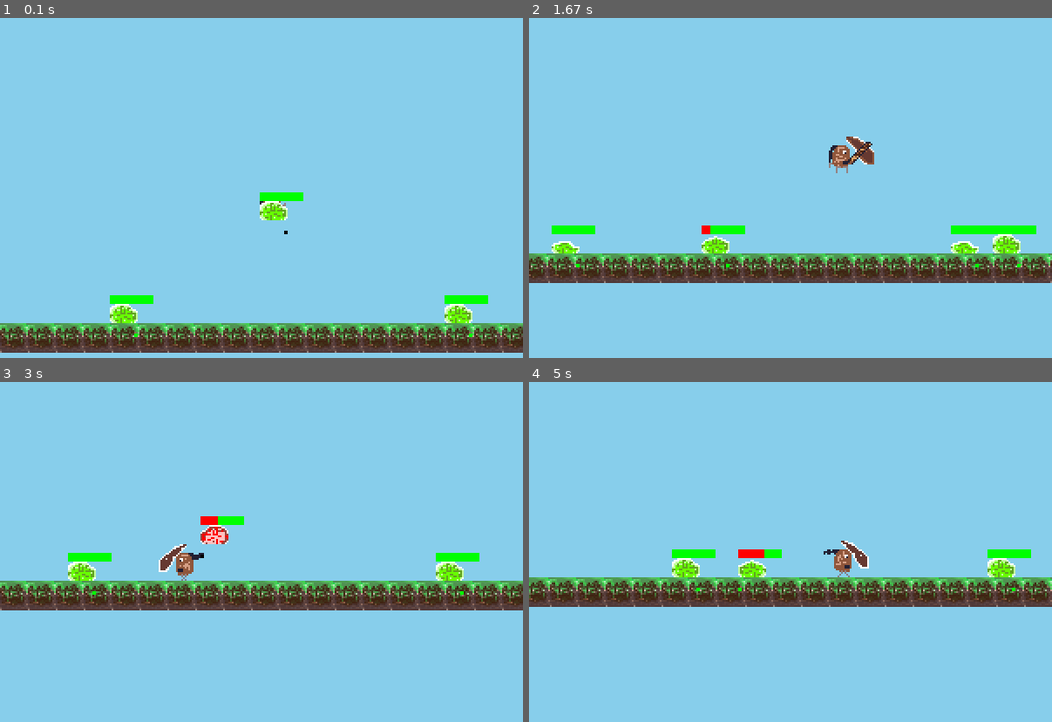
Above: before the commit, frames 1-4 (two rows, left to right).
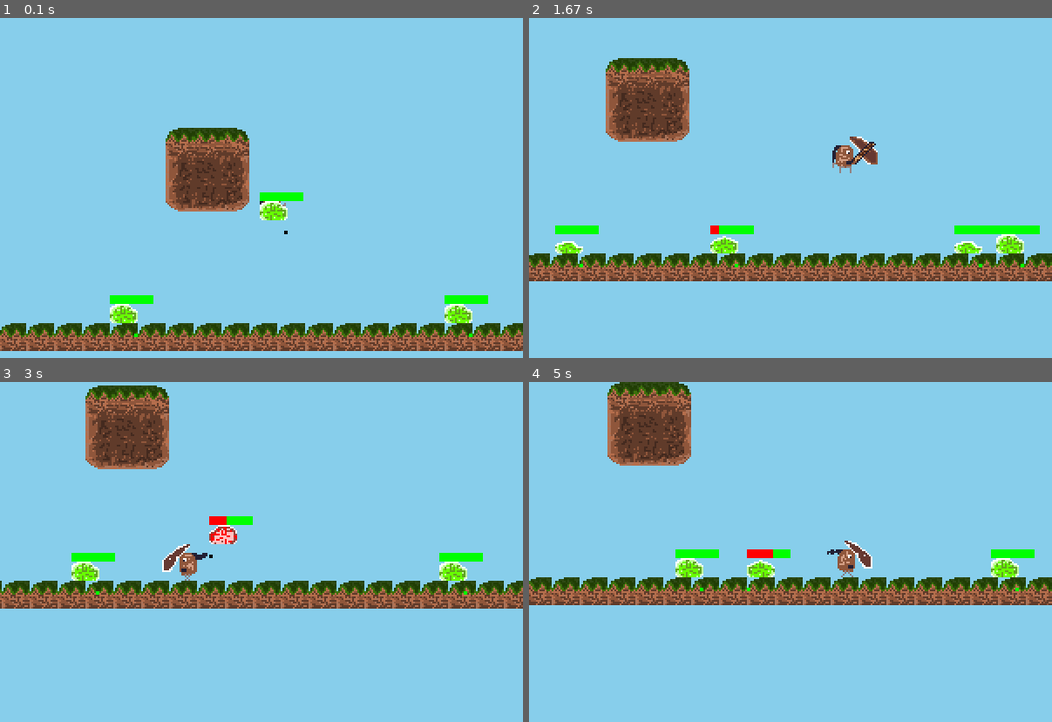
Above: after the commit, the same moments.

Repository: Aimisnotavailable/Python-Pygame
Game: pygame game, started from Game/game.py
Two runs of this game, one before a commit and one after it. Both use one fixed random seed, a clock stepped at 60 frames per second and the inputs below.
Inputs:
- Up to frame 1 (0.1 s): no input
- Up to frame 2 (1.67 s): tap X at 0.33, 0.73, 1.03, 1.23, 1.57 s; hold Right 0.67-1.13 s; tap E at 0.82 s; hold Up 1.17-1.47 s; hold Right from 1.5 s (still down)
- Up to frame 3 (3 s): tap X at 1.87, 2.07, 2.37, 2.63, 2.93 s; release Right at 1.97 s; hold Left 2-2.53 s; tap E at 2.15 s; hold Left 2.57-2.97 s
- Up to frame 4 (5 s): hold Up 3-3.37 s; tap X at 3.07, 3.47, 3.77, 4.13, 4.43, 4.63, 4.93 s; hold Right 3.4-4.03 s; tap E at 3.55 s; hold Left 4.07-4.53 s; hold Right from 4.57 s (still down)

The runs differ from the first frame. In frame 1, 12% of the frame differs, in the area x 0-100%, y 32-99%; in frame 2, 13%, in the area x 0-100%, y 11-78%; in frame 3, 13%; in frame 4, 13%.

Commit message:
Updated world editor tiling

Diff:
--- a/Game/data/maps/map.json
+++ b/Game/data/maps/map.json
@@ -1 +1 @@
-{"tilemap": {"0;11": {"type": "grass", "variant": 0, "pos":  …(6793 unchanged characters)…  "grass", "variant": 0, "pos": [35, -1]}}, "tile_size": 16, "offgrid": {}}
+{"tilemap": {"0;11": {"type": "grass", "variant": 0, "pos":  …(6793 unchanged characters)…  "grass", "variant": 0, "pos": [35, -1]}, "6;4": {"type": "grass", "variant": 0, "pos": [6, 4]}, "7;4": {"type": "grass", "variant": 1, "pos": [7, 4]}, "8;4": {"type": "grass", "variant": 2, "pos": [8, 4]}, "6;5": {"type": "grass", "variant": 3, "pos": [6, 5]}, "7;5": {"type": "grass", "variant": 4, "pos": [7, 5]}, "8;5": {"type": "grass", "variant": 5, "pos": [8, 5]}, "6;6": {"type": "grass", "variant": 6, "pos": [6, 6]}, "8;6": {"type": "grass", "variant": 8, "pos": [8, 6]}, "7;6": {"type": "grass", "variant": 7, "pos": [7, 6]}}, "tile_size": 16, "offgrid": {}}
--- a/Game/editor.py
+++ b/Game/editor.py
@@ -25,6 +25,10 @@
         self.tilemap = TileMap(self)
         self.tilemap.load("data/maps/map.json")
 
+        self.tile_variant = 0
+        self.clicking = False
+        self.right_clicking = False
+
     def run(self):
         running = True
 
@@ -33,51 +37,77 @@
             self.display.fill((25, 201, 224))
             self.render_scroll[0] += self.movement[0] * RENDER_SCALE
             self.render_scroll[1] += self.movement[1] * RENDER_SCALE
-            current_image = self.assets['grass'][0].copy()
+
+            mpos = pygame.mouse.get_pos()
+            mpos = (mpos[0] / RENDER_SCALE, mpos[1] / RENDER_SCALE)
+
+            tile_pos =(int((mpos[0] + self.render_scroll[0])//self.tilemap.tile_size), int((mpos[1] + self.render_scroll[1])//self.tilemap.tile_size))
+
+            current_image = self.assets['grass'][self.tile_variant].copy()
             current_image.set_alpha(100)
+
+            self.display.blit(current_image, (tile_pos[0] * self.tilemap.tile_size - self.render_scroll[0], tile_pos[1] * self.tilemap.tile_size - self.render_scroll[1]))
             self.display.blit(current_image, (5,5))
+
+            key = str(tile_pos[0]) + ";" + str(tile_pos[1])
+
+            if self.clicking:
+                self.tilemap.tilemap[key] = {"type": "grass", "variant": self.tile_variant, "pos": [tile_pos[0], tile_pos[1]]}
+
+            if self.right_clicking:
+                del self.tilemap.tilemap[key]
+
             for event in pygame.event.get():
                 if event.type == pygame.QUIT:
                     pygame.quit()
                     sys.exit()
+
                 if event.type == pygame.MOUSEBUTTONDOWN:
-                    pos = pygame.mouse.get_pos()
-                    x = int(((pos[0])//RENDER_SCALE + self.render_scroll[0])//self.tilemap.tile_size)
-                    y = int(((pos[1])//RENDER_SCALE + self.render_scroll[1])//self.tilemap.tile_size)
-                    key = str(x) + ";" + str(y)
-
                     if event.button == 1:
-                        if not(key in self.tilemap.tilemap):
-                            self.tilemap.tilemap[key] = {"type": "grass", "variant": 0, "pos": [x, y]}
+                        self.clicking = True
 
                     if event.button == 3:
-                        if key in self.tilemap.tilemap:
-                            del self.tilemap.tilemap[key]
+                        self.right_clicking = True
 
+                    if event.button == 4:
+                        self.tile_variant = (self.tile_variant + 1) % len(self.assets['grass'])
+
+                    if event.button == 5:
+                        self.tile_variant = ((self.tile_variant - 1)+ len(self.assets['grass'])) % len(self.assets['grass'])
+
+                if event.type == pygame.MOUSEBUTTONUP:
+                    if event.button == 1:
+                        self.clicking = False
+
+                    if event.button == 3:
+                        self.right_clicking = False
 
                 if event.type == pygame.KEYDOWN:
-                    if event.key == pygame.K_LEFT:
+                    if event.key == pygame.K_a:
                         self.movement[0] = -1
-                    if event.key == pygame.K_RIGHT:
+                    if event.key == pygame.K_d:
                         self.movement[0] = 1
 
-                    if event.key == pygame.K_DOWN:
+                    if event.key == pygame.K_w:
                         self.movement[1] = 1
-                    if event.key == pygame.K_UP:
+                    if event.key == pygame.K_s:
                         self.movement[1] = -1
 
                     if event.key == pygame.K_k:
                         self.tilemap.save("data/maps/map.json")
 
+                    if event.key == pygame.K_t:
+                        self.tilemap.auto_tile()
+
                 if event.type == pygame.KEYUP:
-                    if event.key == pygame.K_LEFT:
+                    if event.key == pygame.K_a:
                         self.movement[0] = 0
-                    if event.key == pygame.K_RIGHT:
+                    if event.key == pygame.K_d:
                         self.movement[0] = 0
 
-                    if event.key == pygame.K_DOWN:
+                    if event.key == pygame.K_w:
                         self.movement[1] = 0
-                    if event.key == pygame.K_UP:
+                    if event.key == pygame.K_s:
                         self.movement[1] = 0
 
 
--- a/Game/scripts/entities.py
+++ b/Game/scripts/entities.py
@@ -128,7 +128,7 @@
 
 class Player(PhysicsEntities):
 
-    def __init__(self, game, pos, size=(16,16)):
+    def __init__(self, game, pos, size=(12,16)):
         super().__init__(game,'player', pos, size)
         self.set_action('idle')
         self.attacking = 0
--- a/Game/scripts/items.py
+++ b/Game/scripts/items.py
@@ -11,7 +11,6 @@
 
         weapon_path = f'items/weapons/swords/weapon_animation/{self.name}/'
         particle_path = f'items/weapons/swords/particle_animation/{self.name}/'
-        throw_path = f'items/weapons/swords/throw_animation/{self.name}/'
         self.w_animation = {atk_type : Animation(load_images(f"{weapon_path}{atk_type}"), image_dur=10, loop=False) for atk_type in os.listdir(BASE_IMG_PATH + weapon_path)}
         self.p_animation =  {atk_type : Animation(load_images(f"{particle_path}{atk_type}"), image_dur=10, loop=False) for atk_type in os.listdir(BASE_IMG_PATH + particle_path)}
         self.t_animation = Animation(load_images(f"items/weapons/swords/throw_animation/{self.name}"), image_dur=10)
--- a/Game/scripts/tilemap.py
+++ b/Game/scripts/tilemap.py
@@ -2,6 +2,22 @@
 import json
 
 NEIGHBOR_OFFSETS = [(-1, 0), (-1, -1), (0, -1), (1, -1), (1, 0), (0,0), (-1, 1), (0, 1), (1, 1)]
+
+AUTO_TILE_MAP = {
+    tuple(sorted([(1, 0), (0, 1)])) : 0,
+    tuple(sorted([(-1,0), (1, 0),(0, 1)])) : 1,
+    tuple(sorted([(-1, 0), (1,0)])) : 1,
+    tuple(sorted([(-1, 0), (0, 1)])) : 2,
+    tuple(sorted([(-1, 0)])) : 2,
+    tuple(sorted([(0,-1), (1, 0), (0, 1)])) : 3,
+    tuple(sorted([(-1,0), (0,-1), (1, 0), (0, 1)])) : 4,
+    tuple(sorted([(0,-1), (-1, 0), (0, 1)])) : 5,
+    tuple(sorted([(1, 0), (0, -1)])) : 6,
+    tuple(sorted([(-1, 0), (1, 0), (0, -1)])) : 7,
+    tuple(sorted([(-1, 0), (0, -1)])) : 8
+}
+
+AUTO_TILE_TYPES = {'grass'}
 
 class TileMap:
     def __init__(self, game, tile_size=16):
@@ -38,6 +54,22 @@
             rects.append(pygame.Rect(tile['pos'][0] * self.tile_size, tile['pos'][1] * self.tile_size, self.tile_size, self.tile_size))
         return rects
 
+    def auto_tile(self):
+
+        for loc in self.tilemap:
+            tile = self.tilemap[loc]
+            neighbours = set()
+
+            for shift in [(-1, 0), (1, 0), (0, -1), (0, 1)]:
+                check_loc = str(tile['pos'][0] + shift[0]) + ';' + str(tile['pos'][1] + shift[1])
+                if check_loc in self.tilemap:
+                    if self.tilemap[check_loc]['type'] == tile['type']:
+                        neighbours.add(shift)
+            neighbours = tuple(sorted(neighbours))
+
+            if (tile['type'] in AUTO_TILE_TYPES) and (neighbours in AUTO_TILE_MAP):
+                tile['variant'] = AUTO_TILE_MAP[neighbours]
+
     def save(self, path):
         f = open(path, 'w')
         json.dump({'tilemap' : self.tilemap, 'tile_size' : self.tile_size, 'offgrid' : self.offgrid_tiles}, f)
Binary file changed: Game/data/images/tiles/grass/0.png
Binary file added: Game/data/images/tiles/grass/1.png
Binary file added: Game/data/images/tiles/grass/2.png
Binary file added: Game/data/images/tiles/grass/3.png
Binary file added: Game/data/images/tiles/grass/4.png
Binary file added: Game/data/images/tiles/grass/5.png
Binary file added: Game/data/images/tiles/grass/6.png
Binary file added: Game/data/images/tiles/grass/7.png
Binary file added: Game/data/images/tiles/grass/8.png
